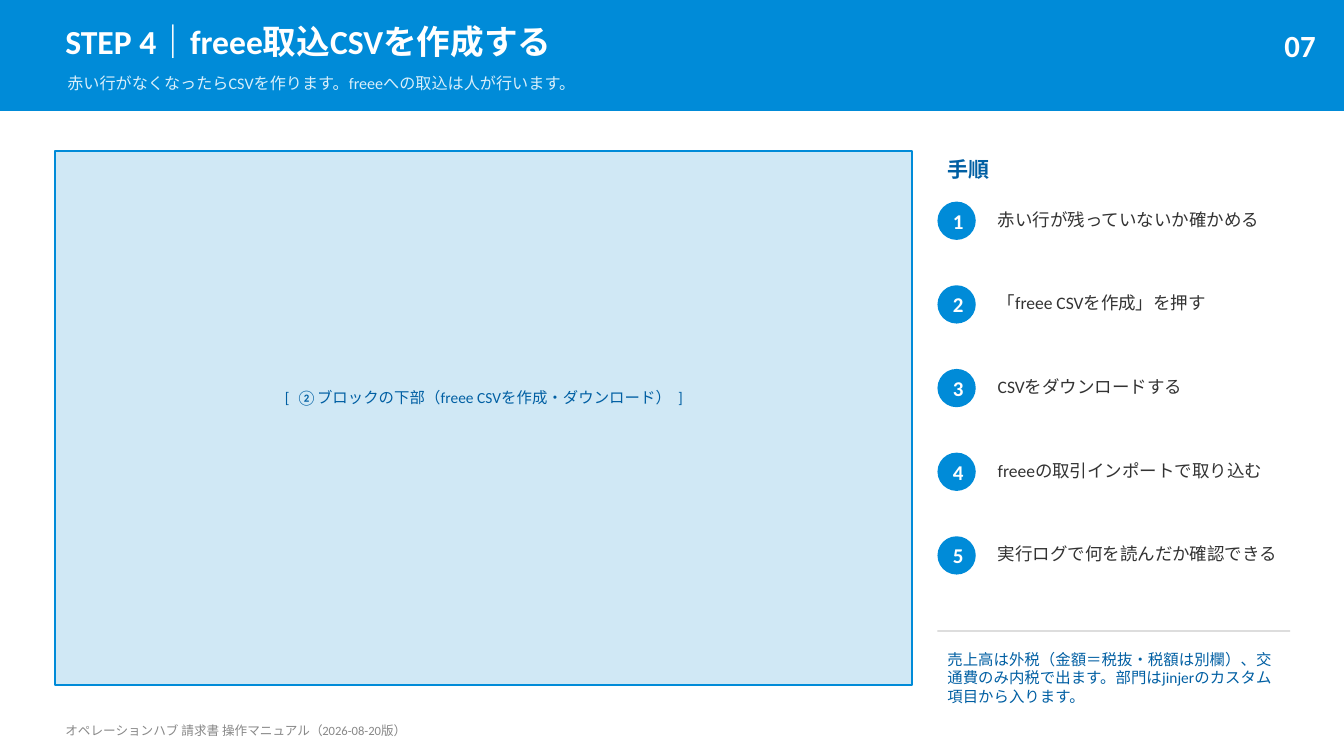
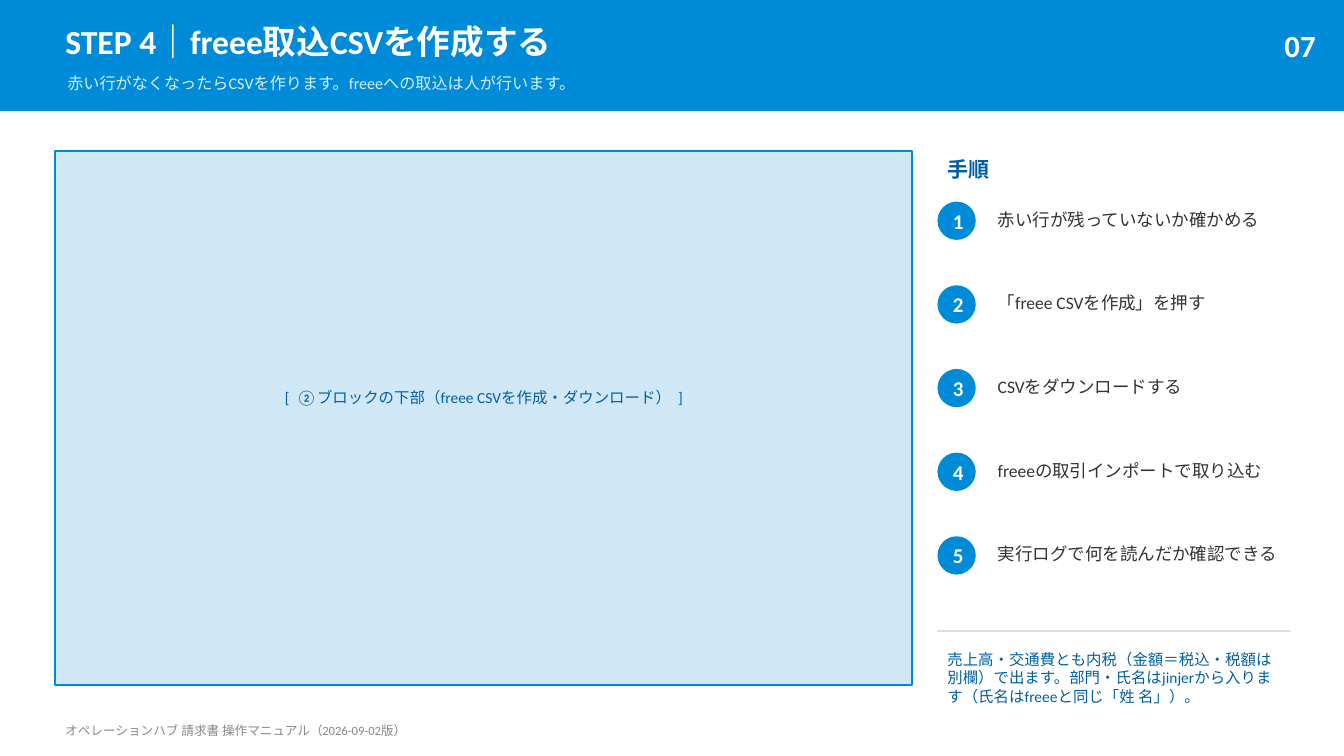
Before and after one commit to Nmhtkanri/kintaicheak, a slide deck: slide 7 of マニュアル/オペレーションハブ_請求書操作マニュアル.pptx. Drawn at 1344x756 pixels with LibreOffice and Linux fonts; fonts in the diff are those of the drawing. Boxes give left, top, right and bottom in pixels: in the first picture for what was removed or moved away, otherwise in the second. Text is boxed around its words. In the diff, an @@ line names an element or a change of style, - is before the commit and + after.

```diff
--- a/マニュアル/オペレーションハブ_請求書操作マニュアル.pptx
+++ b/マニュアル/オペレーションハブ_請求書操作マニュアル.pptx
@@ text at (x1=947, y1=652, x2=1271, y2=704): text changed @@
-売上高は外税（金額＝税抜・税額は別欄）、交通費のみ内税で出ます。部門はjinjerのカスタム項目から入ります。
+売上高・交通費とも内税（金額＝税込・税額は別欄）で出ます。部門・氏名はjinjerから入ります（氏名はfreeeと同じ「姓 名」）。
@@ text at (x1=65, y1=724, x2=406, y2=736): text changed @@
-オペレーションハブ 請求書 操作マニュアル（2026-08-20版）
+オペレーションハブ 請求書 操作マニュアル（2026-09-02版）
```
Also in this commit, not shown: 7 other slides changed.
